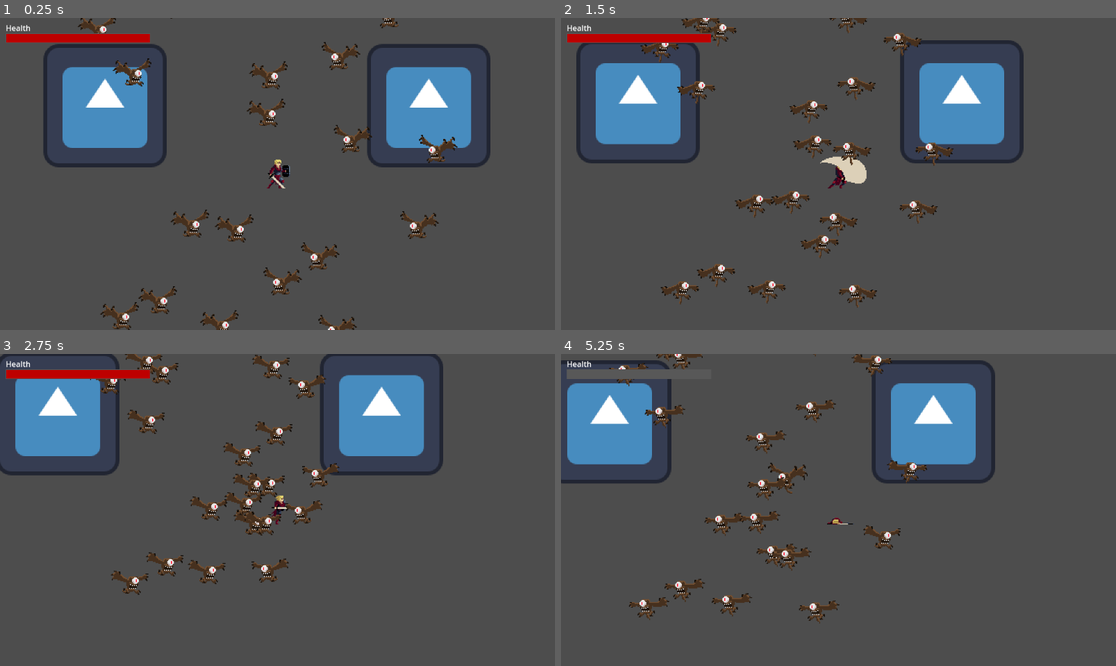
Above: before the commit, frames 1-4 (two rows, left to right).
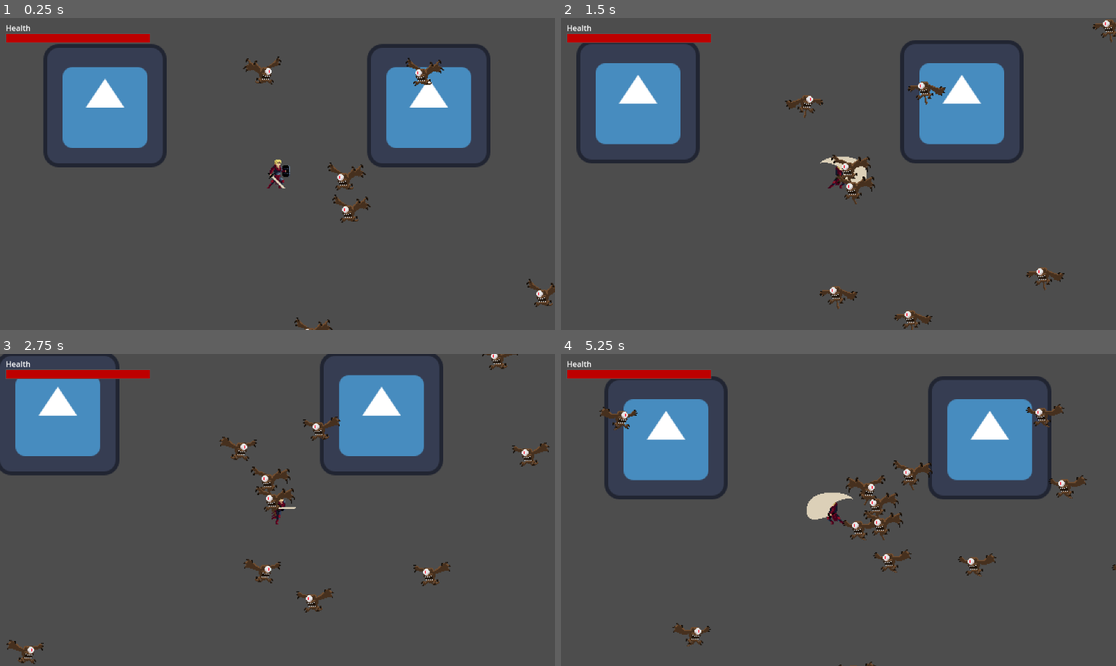
Above: after the commit, the same moments.

Repository: PolyBytes/Jame-Gam-39
Game: Godot game, scene res://Levels/Prototyping.tscn
Same seed, same stepped clock (60 frames per second), same inputs: the game is played once before the commit and once after it. The engine's default icon, where the game draws it, is replaced by a stand-in: a white triangle on a blue panel in a dark square.
Inputs (mouse positions are in pixels of both pictures, inside the frame that each line leads up to):
- Up to frame 1 (0.25 s): no input
- Up to frame 2 (1.5 s): move the mouse to (960, 158) at 0.52 s; hold D (move_right) 0.53-1.28 s; click (960, 158) at 0.6 s; move the mouse to (727, 189) at 1.27 s; hold S (move_down) from 1.28 s (still down); click (727, 189) at 1.35 s
- Up to frame 3 (2.75 s): move the mouse to (333, 441) at 2.02 s; release S (move_down) at 2.03 s; hold D (move_right) from 2.03 s (still down); click (333, 441) at 2.1 s
- Up to frame 4 (5.25 s): move the mouse to (810, 572) at 2.77 s; release D (move_right) at 2.78 s; hold W (move_up) 2.78-3.53 s; click (810, 572) at 2.85 s; move the mouse to (1005, 556) at 3.52 s; hold A (move_left) 3.53-5.03 s; click (1005, 556) at 3.6 s; move the mouse to (672, 463) at 4.27 s; click (672, 463) at 4.35 s; move the mouse to (866, 510) at 5.02 s; hold S (move_down) from 5.03 s (still down); click (866, 510) at 5.1 s

The runs differ from the first frame. In frame 1, 4.6% of the frame differs, in the area x 14-100%, y 0-100%; in frame 2, 5.2%; in frame 3, 5.2%; in frame 4, 21%, in the area x 0-100%, y 0-100%.

Commit message:
Implemented Player Sword Attack
- Player can now swing their sword with Left Click.
- Enemies can take damage and be slain.

Diff:
--- a/Autoloads/SpawnManager.gd
+++ b/Autoloads/SpawnManager.gd
@@ -2,16 +2,19 @@
 
 var scene_root
 var flying_eye: PackedScene = preload("res://Enemies/Flying-Eye/FlyingEye.tscn")
+
+var spawn_range: int = 500
+var enemy_count: int = 20
 
 func _ready():
 	scene_root = get_tree().root.get_child(0)
 	spawn_wave()
 
 func spawn_wave():
-	for i in range(20):
+	for i in range(enemy_count):
 		var enemy = flying_eye.instantiate()
 
-		enemy.position.x = randi_range(-200, 200)
-		enemy.position.y = randi_range(-200, 200)
+		enemy.position.x = randi_range(-spawn_range, spawn_range)
+		enemy.position.y = randi_range(-spawn_range, spawn_range)
 
 		scene_root.add_child(enemy)
--- a/Enemies/Base/Enemy.gd
+++ b/Enemies/Base/Enemy.gd
@@ -1 +1,12 @@
 class_name Enemy extends Area2D
+
+@export var max_health: int = 10
+var health: int = max_health
+
+@export var is_alive: bool = true
+
+func take_damage(damage_amount: int):
+	health = clampi(health - damage_amount, 0, max_health)
+
+	if health == 0:
+		is_alive = false
--- a/Enemies/Flying-Eye/FlyingEye.gd
+++ b/Enemies/Flying-Eye/FlyingEye.gd
@@ -19,6 +19,10 @@
 	target_player = get_tree().get_first_node_in_group("player")
 
 func _process(delta):
+	if not is_alive:
+		animation_state.travel("death")
+		set_process(false)
+
 	handle_player_targeting(delta)
 	handle_attacking()
 
@@ -47,7 +51,7 @@
 				position -= velocity
 
 func handle_attacking():
-	if distance_to_target > attack_distance:
+	if distance_to_target <= attack_distance:
 		if attack_cooldown.time_left == 0:
 			attack_cooldown.start()
 			animation_state.travel("attack")
@@ -56,3 +60,15 @@
 		if overlaps_body(target_player):
 			target_player.take_damage(attack_damage)
 			attack_can_hit = false
+
+func take_damage(damage_amount: int):
+	if not is_alive:
+		return
+
+	super(damage_amount)
+	animation_state.travel("take_damage")
+
+func _on_animation_tree_animation_finished(anim_name):
+	if anim_name == "death":
+		await get_tree().create_timer(3).timeout
+		queue_free()
--- a/Enemies/Flying-Eye/FlyingEye.tscn
+++ b/Enemies/Flying-Eye/FlyingEye.tscn
@@ -5,23 +5,6 @@
 
 [sub_resource type="RectangleShape2D" id="RectangleShape2D_ye4ix"]
 size = Vector2(41, 31)
-
-[sub_resource type="Animation" id="Animation_2cqkv"]
-resource_name = "idle"
-length = 0.8
-loop_mode = 1
-tracks/0/type = "value"
-tracks/0/imported = false
-tracks/0/enabled = true
-tracks/0/path = NodePath("Sprite2D:frame")
-tracks/0/interp = 1
-tracks/0/loop_wrap = true
-tracks/0/keys = {
-"times": PackedFloat32Array(0, 0.1, 0.2, 0.3, 0.4, 0.5, 0.6, 0.7),
-"transitions": PackedFloat32Array(1, 1, 1, 1, 1, 1, 1, 1),
-"update": 1,
-"values": [0, 1, 2, 3, 4, 5, 6, 7]
-}
 
 [sub_resource type="Animation" id="Animation_o67j0"]
 resource_name = "attack"
@@ -51,6 +34,39 @@
 "values": [true, false]
 }
 
+[sub_resource type="Animation" id="Animation_7fpdq"]
+resource_name = "death"
+length = 0.4
+tracks/0/type = "value"
+tracks/0/imported = false
+tracks/0/enabled = true
+tracks/0/path = NodePath("Sprite2D:frame")
+tracks/0/interp = 1
+tracks/0/loop_wrap = true
+tracks/0/keys = {
+"times": PackedFloat32Array(0, 0.1, 0.2, 0.3),
+"transitions": PackedFloat32Array(1, 1, 1, 1),
+"update": 1,
+"values": [24, 25, 26, 27]
+}
+
+[sub_resource type="Animation" id="Animation_2cqkv"]
+resource_name = "idle"
+length = 0.8
+loop_mode = 1
+tracks/0/type = "value"
+tracks/0/imported = false
+tracks/0/enabled = true
+tracks/0/path = NodePath("Sprite2D:frame")
+tracks/0/interp = 1
+tracks/0/loop_wrap = true
+tracks/0/keys = {
+"times": PackedFloat32Array(0, 0.1, 0.2, 0.3, 0.4, 0.5, 0.6, 0.7),
+"transitions": PackedFloat32Array(1, 1, 1, 1, 1, 1, 1, 1),
+"update": 1,
+"values": [0, 1, 2, 3, 4, 5, 6, 7]
+}
+
 [sub_resource type="Animation" id="Animation_3wvkh"]
 resource_name = "take_damage"
 length = 0.4
@@ -65,22 +81,6 @@
 "transitions": PackedFloat32Array(1, 1, 1, 1),
 "update": 1,
 "values": [16, 17, 18, 19]
-}
-
-[sub_resource type="Animation" id="Animation_7fpdq"]
-resource_name = "death"
-length = 0.4
-tracks/0/type = "value"
-tracks/0/imported = false
-tracks/0/enabled = true
-tracks/0/path = NodePath("Sprite2D:frame")
-tracks/0/interp = 1
-tracks/0/loop_wrap = true
-tracks/0/keys = {
-"times": PackedFloat32Array(0, 0.1, 0.2, 0.3),
-"transitions": PackedFloat32Array(1, 1, 1, 1),
-"update": 1,
-"values": [24, 25, 26, 27]
 }
 
 [sub_resource type="AnimationLibrary" id="AnimationLibrary_wdqqu"]
@@ -108,18 +108,21 @@
 
 [sub_resource type="AnimationNodeStateMachineTransition" id="AnimationNodeStateMachineTransition_ndbyi"]
 
-[sub_resource type="AnimationNodeStateMachineTransition" id="AnimationNodeStateMachineTransition_4rfbf"]
-switch_mode = 2
-
 [sub_resource type="AnimationNodeStateMachineTransition" id="AnimationNodeStateMachineTransition_qwtsr"]
 
 [sub_resource type="AnimationNodeStateMachineTransition" id="AnimationNodeStateMachineTransition_u7bb0"]
 
-[sub_resource type="AnimationNodeStateMachineTransition" id="AnimationNodeStateMachineTransition_5dc8a"]
-
 [sub_resource type="AnimationNodeStateMachineTransition" id="AnimationNodeStateMachineTransition_brq14"]
 
 [sub_resource type="AnimationNodeStateMachineTransition" id="AnimationNodeStateMachineTransition_su5ju"]
+switch_mode = 2
+advance_mode = 2
+
+[sub_resource type="AnimationNodeStateMachineTransition" id="AnimationNodeStateMachineTransition_py42s"]
+switch_mode = 2
+advance_mode = 2
+
+[sub_resource type="AnimationNodeStateMachineTransition" id="AnimationNodeStateMachineTransition_wfdrb"]
 switch_mode = 2
 advance_mode = 2
 
@@ -134,7 +137,7 @@
 states/idle/position = Vector2(507, 171)
 states/take_damage/node = SubResource("AnimationNodeAnimation_k6jgb")
 states/take_damage/position = Vector2(609, 269)
-transitions = ["Start", "idle", SubResource("AnimationNodeSt …(66 unchanged characters)… ionNodeStateMachineTransition_ndbyi"), "death", "End", SubResource("AnimationNodeStateMachineTransition_4rfbf"), "idle", "attack", SubResource("AnimationNodeStateMachineTransition_qwtsr"), "idle", "take_damage", SubResource("AnimationNodeStateMachineTransition_u7bb0"), "take_damage", "idle", SubResource("AnimationNodeStateMachineTransition_5dc8a"), "attack", "take_damage", SubResource("AnimationNodeStateMachineTransition_brq14"), "attack", "idle", SubResource("AnimationNodeStateMachineTransition_su5ju")]
+transitions = ["Start", "idle", SubResource("AnimationNodeSt …(66 unchanged characters)… ionNodeStateMachineTransition_ndbyi"), "idle", "attack", SubResource("AnimationNodeStateMachineTransition_qwtsr"), "idle", "take_damage", SubResource("AnimationNodeStateMachineTransition_u7bb0"), "attack", "take_damage", SubResource("AnimationNodeStateMachineTransition_brq14"), "attack", "idle", SubResource("AnimationNodeStateMachineTransition_su5ju"), "take_damage", "idle", SubResource("AnimationNodeStateMachineTransition_py42s"), "death", "End", SubResource("AnimationNodeStateMachineTransition_wfdrb")]
 
 [node name="FlyingEye" type="Area2D"]
 z_index = 4
@@ -150,7 +153,6 @@
 texture = ExtResource("1_nul23")
 hframes = 8
 vframes = 4
-frame = 7
 metadata/_edit_lock_ = true
 
 [node name="AnimationPlayer" type="AnimationPlayer" parent="."]
@@ -166,3 +168,5 @@
 wait_time = 3.0
 one_shot = true
 autostart = true
+
+[connection signal="animation_finished" from="AnimationTree" to="." method="_on_animation_tree_animation_finished"]
--- a/Player/Player.gd
+++ b/Player/Player.gd
@@ -7,6 +7,9 @@
 
 @onready var animation_tree: AnimationTree = $AnimationTree
 @onready var animation_state = animation_tree.get("parameters/playback")
+
+@export var sword_attack_can_hit: bool = false
+@export var sword_attack_damage: int = 4
 
 var is_slain: bool = false
 var max_health: int = 100
@@ -20,6 +23,7 @@
 
 	update_velocity(delta, input_vector)
 	handle_animation_states()
+	handle_attacking()
 	move_and_slide()
 
 func handle_input() -> Vector2:
@@ -29,7 +33,12 @@
 
 	if horizontal_direction:
 		# Handle Sprite Horizontal Orientation
-		$Sprite2D.flip_h = true if roundi(horizontal_direction) == -1 else false
+		if roundi(horizontal_direction) == -1:
+			$Sprite2D.flip_h = true
+			%SwordSwingCollisionPolygon.scale.x = -1
+		else:
+			$Sprite2D.flip_h = false
+			%SwordSwingCollisionPolygon.scale.x = 1
 
 		input_vector.x = horizontal_direction
 
@@ -79,3 +88,15 @@
 
 	if health == 0:
 		is_slain = true
+
+func handle_attacking():
+	if not sword_attack_can_hit:
+		return
+
+	for area in %AttackArea2D.get_overlapping_areas():
+		if not area is Enemy:
+			continue
+
+		area.take_damage(sword_attack_damage)
+
+	sword_attack_can_hit = false
--- a/Player/Player.tscn
+++ b/Player/Player.tscn
@@ -100,6 +100,18 @@
 "transitions": PackedFloat32Array(1, 1, 1, 1),
 "update": 1,
 "values": [75, 76, 77, 78]
+}
+tracks/1/type = "value"
+tracks/1/imported = false
+tracks/1/enabled = true
+tracks/1/path = NodePath("..:sword_attack_can_hit")
+tracks/1/interp = 1
+tracks/1/loop_wrap = true
+tracks/1/keys = {
+"times": PackedFloat32Array(0.1, 0.3),
+"transitions": PackedFloat32Array(1, 1),
+"update": 1,
+"values": [true, false]
 }
 
 [sub_resource type="AnimationLibrary" id="AnimationLibrary_f48eo"]
@@ -192,7 +204,7 @@
 texture = ExtResource("2_p5cep")
 hframes = 15
 vframes = 6
-frame = 78
+frame = 76
 metadata/_edit_lock_ = true
 
 [node name="AnimationPlayer" type="AnimationPlayer" parent="."]
@@ -215,6 +227,13 @@
 shape = SubResource("RectangleShape2D_o4jsr")
 metadata/_edit_lock_ = true
 
+[node name="AttackArea2D" type="Area2D" parent="."]
+unique_name_in_owner = true
+
+[node name="SwordSwingCollisionPolygon" type="CollisionPolygon2D" parent="AttackArea2D"]
+unique_name_in_owner = true
+polygon = PackedVector2Array(-19, -12, -6, -18, 11, -18, 23, -13, 29, -4, 29, 5, 25, 10, 17, 10, 6, 7, 4, -3, -3, -9, -9, -11)
+
 [node name="CanvasLayer" type="CanvasLayer" parent="."]
 
 [node name="Hud" parent="CanvasLayer" instance=ExtResource("2_b6hyq")]
